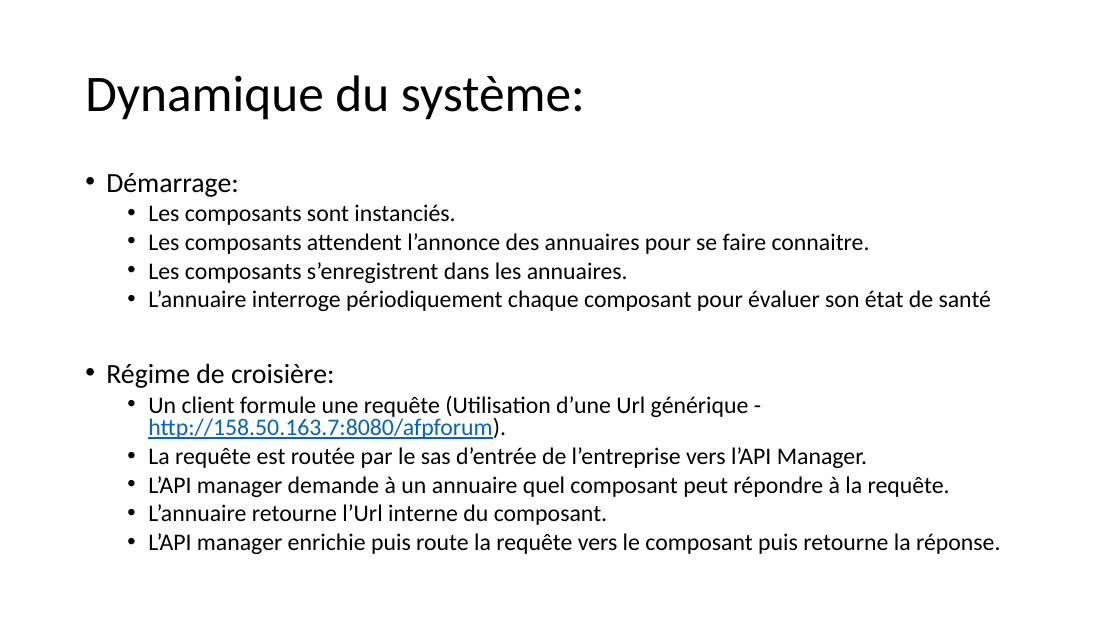
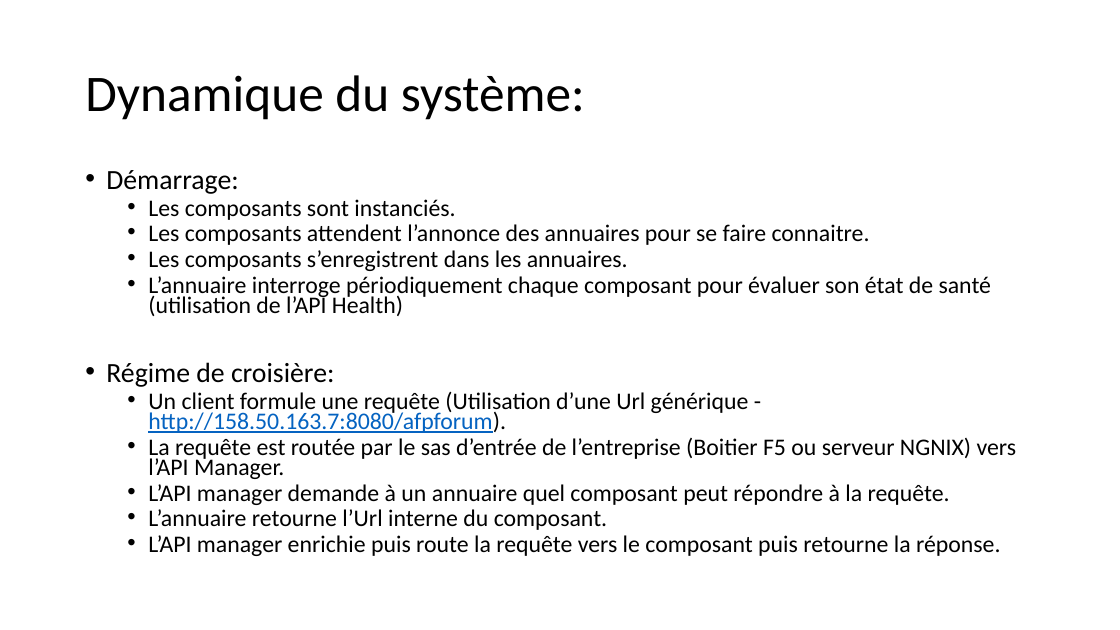
Before and after one commit to apulcino/MSAFO, a slide deck: slide 20 of maquette.pptx (slide 14 before the commit). Drawn at 1120x630 pixels with LibreOffice and Linux fonts; fonts in the diff are those of the drawing. Boxes give left, top, right and bottom in pixels: in the first picture for what was removed or moved away, otherwise in the second. Text is boxed around its words. In the diff, an @@ line names an element or a change of style, - is before the commit and + after.

```diff
--- a/maquette.pptx
+++ b/maquette.pptx
@@ text at bbox=[106, 170, 1001, 556]: line spacing 0.8 to 0.7 @@
@@ text at bbox=[148, 276, 992, 316]: text changed @@
-  • L’annuaire interroge périodiquement chaque composant pour évaluer son état de santé
+  • L’annuaire interroge périodiquement chaque composant pour évaluer son état de santé (utilisation de l’API Health)
@@ text at bbox=[148, 438, 1017, 479]: text changed @@
-  • La requête est routée par le sas d’entrée de l’entreprise vers l’API Manager.
+  • La requête est routée par le sas d’entrée de l’entreprise (Boitier F5 ou serveur NGNIX) vers l’API Manager.
```
Also in this commit, not shown: 3 other slides changed, 8 slides added, 2 other files.
